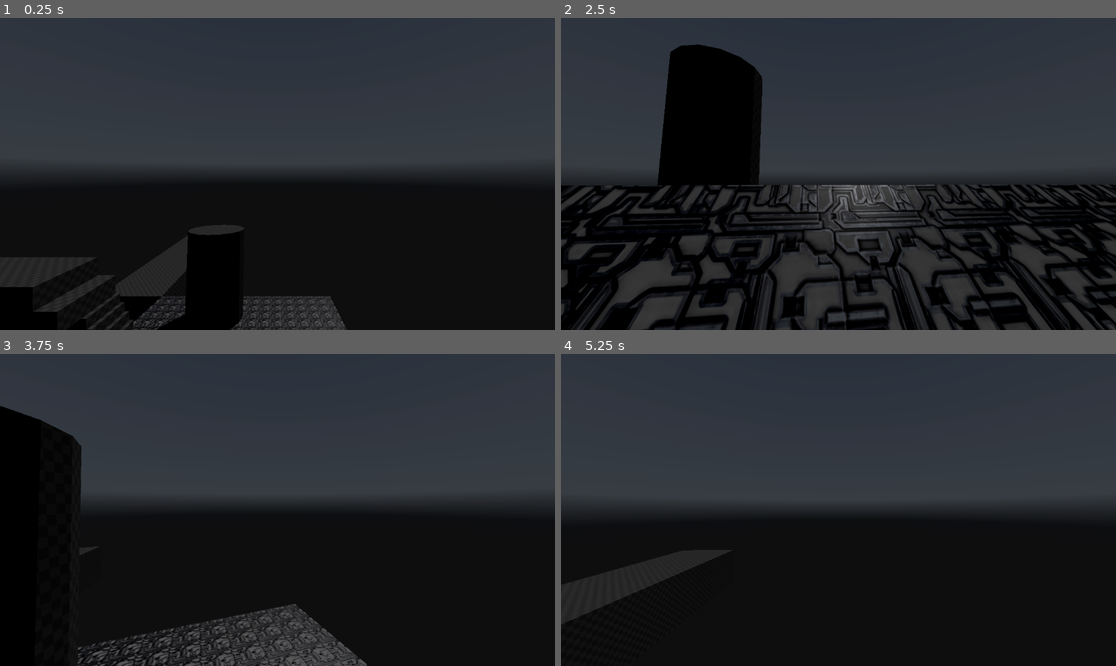
Above: before the commit, frames 1-4 (two rows, left to right).
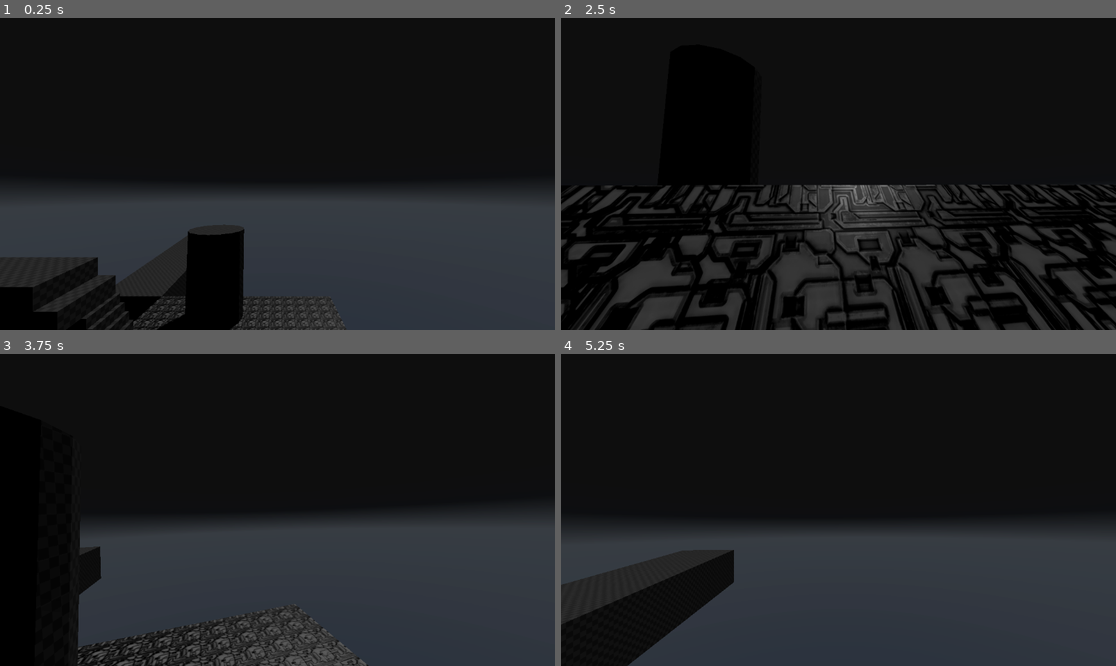
Above: after the commit, the same moments.

Repository: FahadHameed89/GodotPlayground3D
Game: Godot game, scene res://Levels/test_level.tscn
Two runs of this game, one before a commit and one after it. Both use one fixed random seed, a clock stepped at 60 frames per second and the inputs below. The project has no main scene, so this scene is started directly. A sky picture missing from this copy of the repository is replaced by a grey-blue gradient.
Inputs (mouse positions are in pixels of both pictures, inside the frame that each line leads up to):
- Up to frame 1 (0.25 s): no input
- Up to frame 2 (2.5 s): tap Enter (ui_accept) at 0.5, 0.77, 1.52 s; move the mouse to (866, 174) at 0.52 s; hold Ctrl (crouch) 0.53-1.28 s; hold W (forward) from 0.53 s (still down); click (866, 174) at 0.67 s; move the mouse to (810, 174) at 1.27 s; tap Alt (free_look) at 1.35 s; move the mouse to (849, 167) at 2.02 s; hold Shift (sprint) from 2.03 s (still down)
- Up to frame 3 (3.75 s): keep holding W (forward); move the mouse to (271, 516) at 2.77 s; release Shift (sprint) at 2.78 s; tap Delete at 2.85 s; click (271, 516) at 2.92 s; tap Enter (ui_accept) at 3.02 s; move the mouse to (316, 513) at 3.52 s; tap X at 3.6 s
- Up to frame 4 (5.25 s): keep holding W (forward); tap Enter (ui_accept) at 3.77, 4.52 s; move the mouse to (794, 506) at 4.27 s; tap Backspace at 4.35 s; move the mouse to (844, 510) at 5.02 s; tap Q at 5.1 s; click (844, 510) at 5.17 s

The runs differ from the first frame. In frame 1, 82% of the frame differs, in the area x 0-100%, y 0-100%; in frame 2, 45%; in frame 3, 77%; in frame 4, 87%.

Commit message:
adjusting skybox variables
Trying to make it look better. It kind of does, but I think the real solution is to use a paid asset

Diff:
--- a/Levels/test_level.tscn
+++ b/Levels/test_level.tscn
@@ -13,11 +13,12 @@
 
 [sub_resource type="Sky" id="Sky_ya78i"]
 sky_material = SubResource("PanoramaSkyMaterial_wdyn5")
-radiance_size = 1
+radiance_size = 2
 
 [sub_resource type="Environment" id="Environment_ljgpn"]
 background_mode = 2
 sky = SubResource("Sky_ya78i")
+sky_rotation = Vector3(3.05607, 0, 0)
 ambient_light_sky_contribution = 0.0
 ambient_light_energy = 0.0
 tonemap_mode = 2
